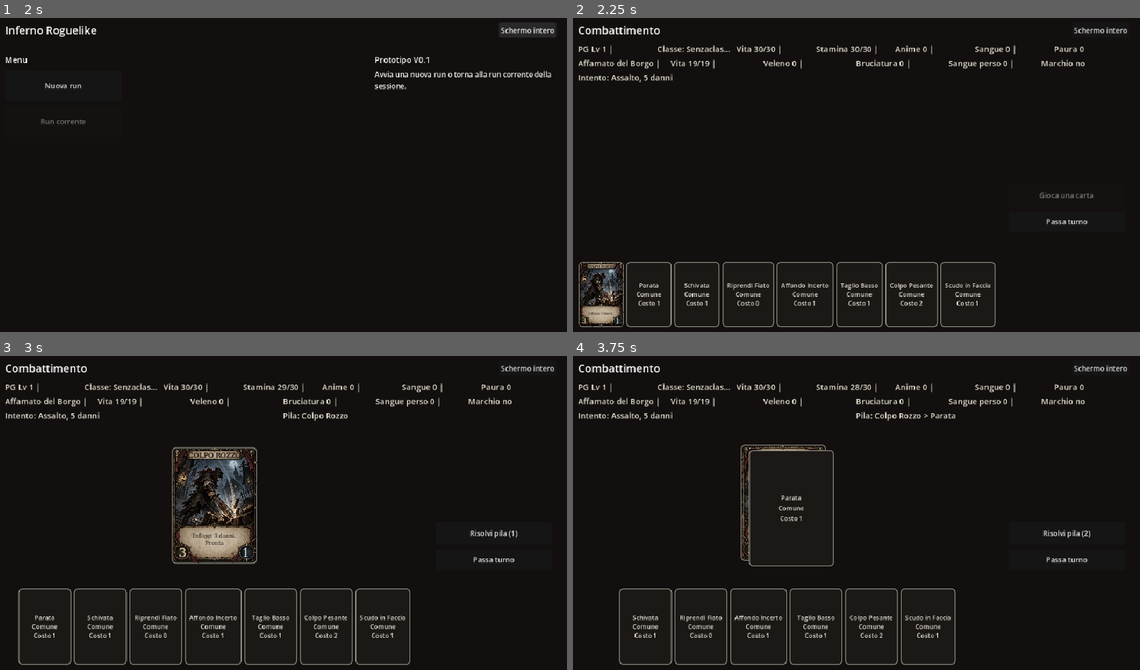
Above: before the commit, frames 1-4 (two rows, left to right).
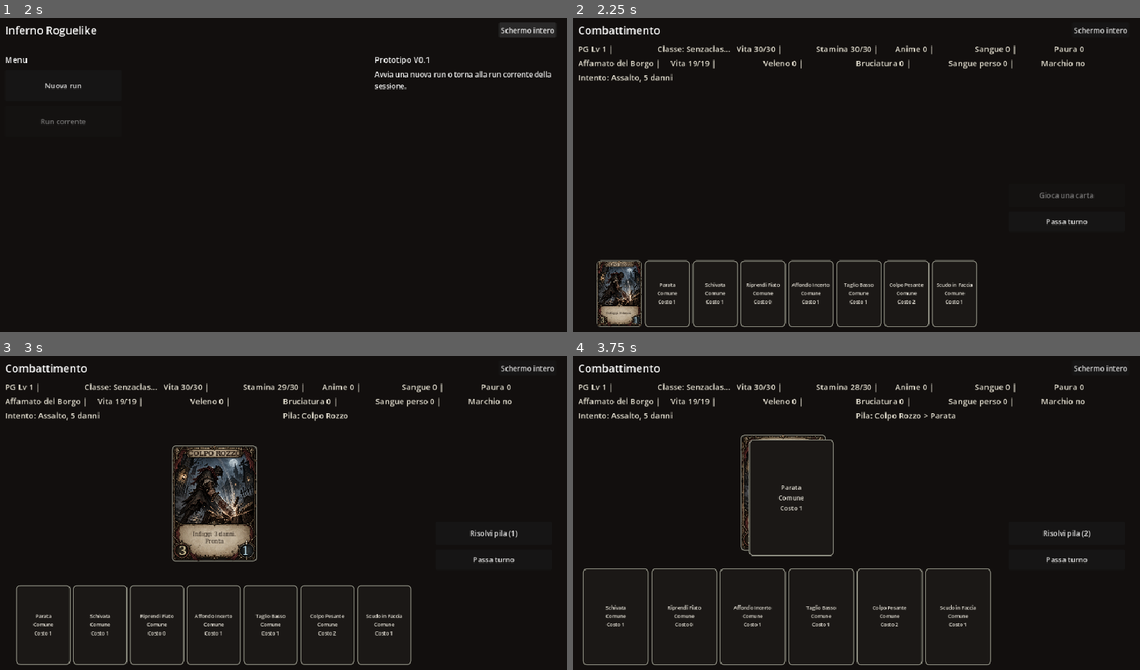
Above: after the commit, the same moments.

Repository: Chivas1504/Gioco
Game: Godot game, scene res://scenes/main.tscn
Two runs of this game, one before a commit and one after it. Both use one fixed random seed, a clock stepped at 60 frames per second and the inputs below.
Inputs:
- Up to frame 1 (2 s): click "Schermo intero" at 0.5 s; click "Finestra" at 1.25 s
- Up to frame 2 (2.25 s): click "Nuova run" at 2 s
- Up to frame 3 (3 s): click "COLPO ROZZO" at 2.75 s
- Up to frame 4 (3.75 s): click "Parata Comune Costo 1" at 3.5 s

Frame 1 is identical in both runs. In frame 2, 4.5% of the frame differs, in the area x 1-75%, y 76-99%; in frame 3, 5.6%, in the area x 2-73%, y 28-99%; in frame 4, 4.2%.

Commit message:
Uniforma dimensioni carte in mano

Diff:
--- a/scripts/main.gd
+++ b/scripts/main.gd
@@ -18,11 +18,11 @@
 const SHOP_CONSUMABLE_SLOT_WIDTH = 150
 const SHOP_CONSUMABLE_SLOT_HEIGHT = 92
 const CARD_GRID_COLUMNS = 3
-const HAND_CARD_WIDTH = 118
-const HAND_CARD_HEIGHT = 170
+const HAND_CARD_WIDTH = 150
+const HAND_CARD_HEIGHT = 220
 const HAND_CARD_COLUMNS = 12
 const HAND_CARD_ZOOM = 1.12
-const HAND_CARD_MIN_SCALE = 0.62
+const HAND_CARD_MIN_SCALE = 0.48
 const STACK_CARD_OFFSET = Vector2(18, 12)
 const STACK_CARD_MIN_SCALE = 0.58
 const STACK_CARD_PREVIEW_WIDTH = 230
@@ -1374,7 +1374,8 @@
 	if _add_card_art_layer(button, card):
 		button.text = ""
 	else:
-		button.text = text
+		button.text = ""
+		_add_fixed_card_label(button, text, color, font_size)
 		return
 	_add_card_art_overlay(button, card_id, color, font_size, action_text, cost_override)
 
